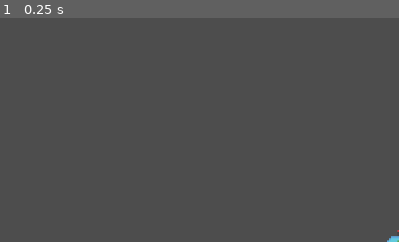
Above: before the commit, frame 1.
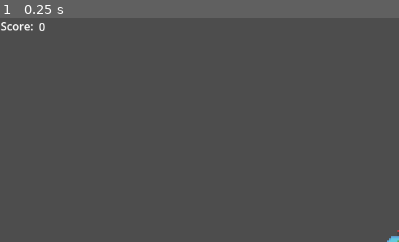
Above: after the commit, the same moment.

Repository: Stomatopoda-Arcade/Ground-Beef
Game: Godot game, scene res://Game.tscn
Two runs of this game, one before a commit and one after it. Both use one fixed random seed, a clock stepped at 60 frames per second and the inputs below.
Inputs:
- Up to frame 1 (0.25 s): no input
The pictures show only the part of the screen within x 0-50%, y 0-50%; the shares and areas given below are measured in that part.

The runs differ from the first frame. In frame 1, 0.2% of the frame differs, in the area x 0-12%, y 1-6%.

Commit message:
created score labels and handlers for abductions/deaths

Diff:
--- a/PlayerCharacter.gd
+++ b/PlayerCharacter.gd
@@ -40,3 +40,6 @@
 		$Beam.set_beam($Beam.BEAM_TYPE.DEATH)
 	elif Input.is_action_just_pressed("ui_tractor_beam"):
 		$Beam.set_beam($Beam.BEAM_TYPE.TRACTOR)
+
+func set_score(value):
+	$Camera2D/ScoreValue.text = str(value)
--- a/game.gd
+++ b/game.gd
@@ -1,7 +1,7 @@
 extends Node2D
 
 
-
+var score = 0
 # Called when the node enters the scene tree for the first time.
 func _ready():
 	$PlayerCharacter/Beam.object_abducted.connect(handle_abducted)
@@ -15,6 +15,8 @@
 
 func handle_abducted(groups):
 	print(groups)
+	score = score + 1
+	$PlayerCharacter.set_score(score)
 
 func handle_destroyed(groups):
 	print(groups)
--- a/player_character.tscn
+++ b/player_character.tscn
@@ -6,6 +6,12 @@
 
 [sub_resource type="RectangleShape2D" id="RectangleShape2D_drmgs"]
 size = Vector2(48, 33)
+
+[sub_resource type="LabelSettings" id="LabelSettings_g8m53"]
+line_spacing = 30.0
+
+[sub_resource type="LabelSettings" id="LabelSettings_itnud"]
+line_spacing = 30.0
 
 [node name="PlayerCharacter" type="CharacterBody2D"]
 script = ExtResource("1_to5h2")
@@ -22,3 +28,19 @@
 shape = SubResource("RectangleShape2D_drmgs")
 
 [node name="Camera2D" type="Camera2D" parent="."]
+
+[node name="ScoreLabel" type="Label" parent="Camera2D"]
+offset_left = -575.0
+offset_top = -324.0
+offset_right = -532.0
+offset_bottom = -301.0
+text = "Score:"
+label_settings = SubResource("LabelSettings_g8m53")
+
+[node name="ScoreValue" type="Label" parent="Camera2D"]
+offset_left = -520.0
+offset_top = -323.0
+offset_right = -480.0
+offset_bottom = -300.0
+text = "0"
+label_settings = SubResource("LabelSettings_itnud")
Not shown: 1 places in player_character.tscn that only renumber resources
